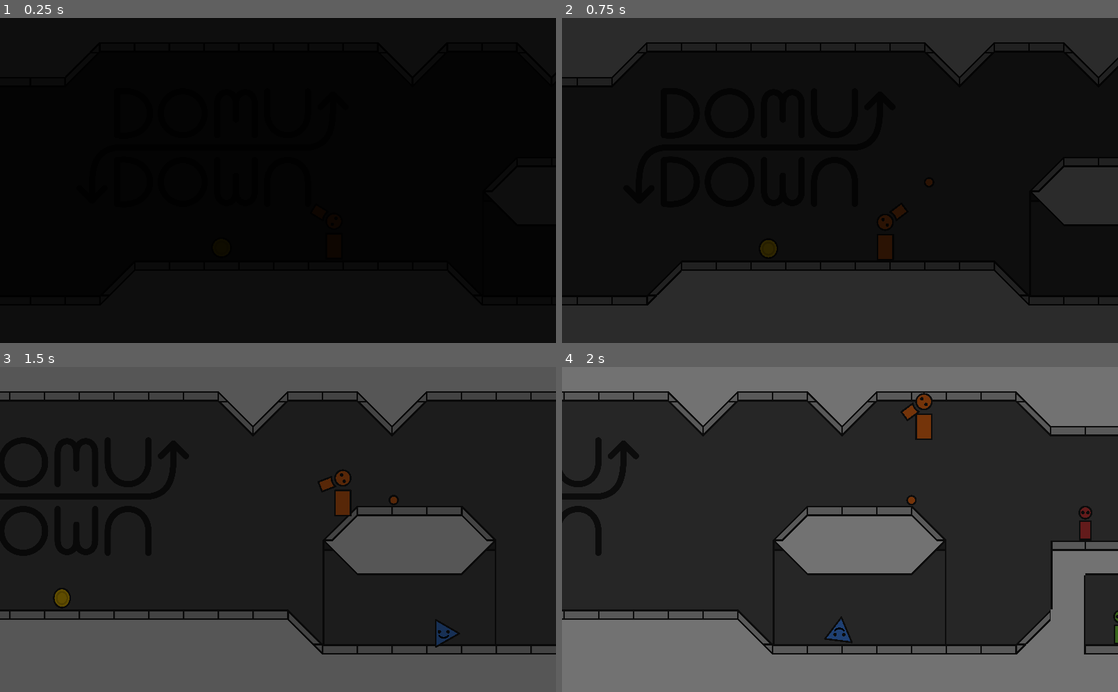
Above: before the commit, frames 1-4 (two rows, left to right).
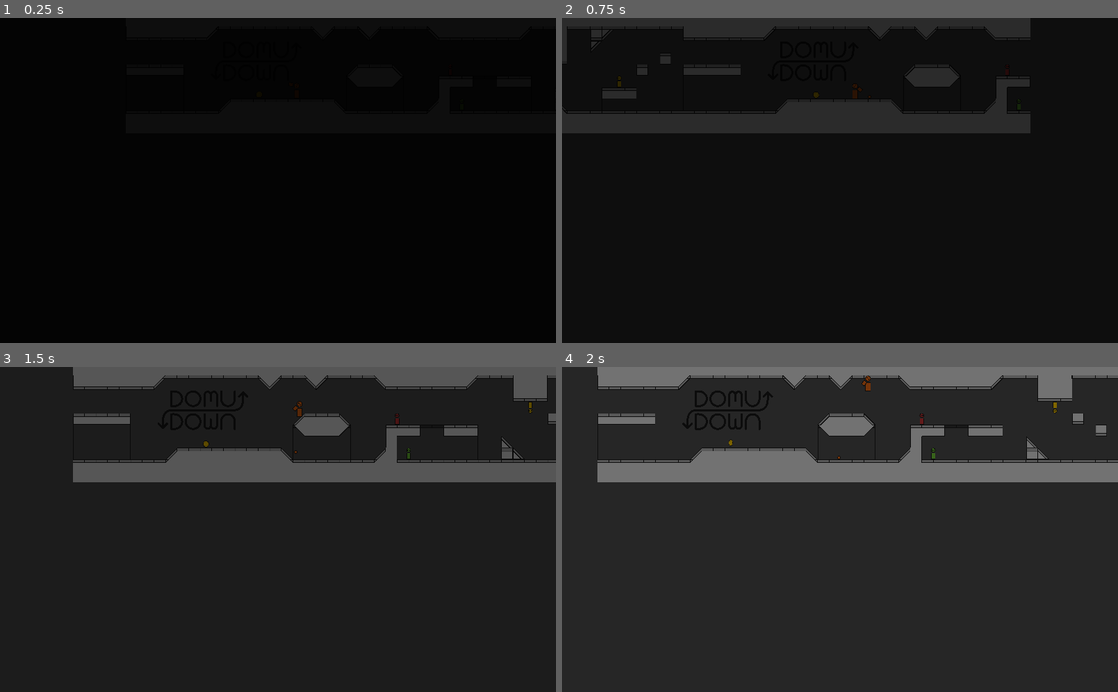
Above: after the commit, the same moments.

Repository: sirstotes/ZenoJam
Game: Godot game, scene res://Scenes/Main.tscn
Two runs of this game, one before a commit and one after it. Both use one fixed random seed, a clock stepped at 60 frames per second and the inputs below.
Inputs (mouse positions are in pixels of both pictures, inside the frame that each line leads up to):
- Up to frame 1 (0.25 s): no input
- Up to frame 2 (0.75 s): tap Enter at 0.5 s; move the mouse to (962, 164) at 0.52 s; hold D (move-right) from 0.53 s (still down); click (962, 164) at 0.6 s
- Up to frame 3 (1.5 s): keep holding D (move-right); tap W (move-up) at 0.77 s; move the mouse to (166, 545) at 1.27 s; tap E (trade) at 1.35 s
- Up to frame 4 (2 s): keep holding D (move-right); tap W (move-up) at 1.52 s

The runs differ from the first frame. In frame 2, 34% of the frame differs, in the area x 0-100%, y 0-100%; in frame 3, 39%; in frame 4, 47%.

Commit message:
Buggy Spawning

Diff:
--- a/Objects/Coin.tscn
+++ b/Objects/Coin.tscn
@@ -6,7 +6,9 @@
 [sub_resource type="CircleShape2D" id=1]
 radius = 19.0
 
-[node name="Node2D" type="KinematicBody2D"]
+[node name="Coin" type="KinematicBody2D" groups=[
+"Coin",
+]]
 collision_layer = 4
 script = ExtResource( 2 )
 
--- a/Objects/Enemies/Base Enemy.tscn
+++ b/Objects/Enemies/Base Enemy.tscn
@@ -7,7 +7,9 @@
 [sub_resource type="CircleShape2D" id=1]
 radius = 32.0
 
-[node name="KinematicBody2D" type="KinematicBody2D"]
+[node name="KinematicBody2D" type="KinematicBody2D" groups=[
+"Enemy",
+]]
 position = Vector2( 255.308, 482.893 )
 collision_layer = 8
 collision_mask = 17
--- a/Objects/Enemies/Stupid.tscn
+++ b/Objects/Enemies/Stupid.tscn
@@ -7,7 +7,9 @@
 [sub_resource type="CircleShape2D" id=1]
 radius = 32.0
 
-[node name="KinematicBody2D" type="KinematicBody2D"]
+[node name="KinematicBody2D" type="KinematicBody2D" groups=[
+"Enemy",
+]]
 collision_layer = 8
 collision_mask = 17
 script = ExtResource( 1 )
--- a/Objects/Enemies/Walker.tscn
+++ b/Objects/Enemies/Walker.tscn
@@ -10,7 +10,9 @@
 [sub_resource type="RayShape2D" id=2]
 length = 448.0
 
-[node name="KinematicBody2D" type="KinematicBody2D"]
+[node name="KinematicBody2D" type="KinematicBody2D" groups=[
+"Enemy",
+]]
 collision_layer = 8
 collision_mask = 19
 script = ExtResource( 1 )
--- a/Scenes/Main.tscn
+++ b/Scenes/Main.tscn
@@ -12,13 +12,13 @@
 [ext_resource path="res://Sprites/domu-yellow.png" type="Texture" id=10]
 [ext_resource path="res://Sprites/health.png" type="Texture" id=11]
 [ext_resource path="res://Sprites/coin.png" type="Texture" id=12]
-[ext_resource path="res://Objects/Enemies/Walker.tscn" type="PackedScene" id=13]
 [ext_resource path="res://Sprites/domu-green.png" type="Texture" id=14]
 [ext_resource path="res://Sprites/Upgrades/speed.png" type="Texture" id=15]
 [ext_resource path="res://Sprites/Upgrades/bullet-2.png" type="Texture" id=16]
 [ext_resource path="res://Objects/HealthBehind.tscn" type="PackedScene" id=17]
 [ext_resource path="res://Sprites/health-empty.png" type="Texture" id=18]
 [ext_resource path="res://Objects/Coin.tscn" type="PackedScene" id=19]
+[ext_resource path="res://Scripts/Spawner.gd" type="Script" id=20]
 
 [node name="Node2D" type="Node2D"]
 script = ExtResource( 2 )
@@ -68,6 +68,24 @@
 scale = Vector2( 0.18, 0.18 )
 texture = ExtResource( 4 )
 
+[node name="SpawnLocations" type="Node2D" parent="Screen 1"]
+script = ExtResource( 20 )
+
+[node name="Spawn2" type="Node2D" parent="Screen 1/SpawnLocations"]
+position = Vector2( 160, 192 )
+
+[node name="Spawn5" type="Node2D" parent="Screen 1/SpawnLocations"]
+position = Vector2( 160, 448 )
+
+[node name="Spawn7" type="Node2D" parent="Screen 1/SpawnLocations"]
+position = Vector2( 448, 384 )
+
+[node name="Spawn8" type="Node2D" parent="Screen 1/SpawnLocations"]
+position = Vector2( 448, 192 )
+
+[node name="Spawn9" type="Node2D" parent="Screen 1/SpawnLocations"]
+position = Vector2( 768, 256 )
+
 [node name="Screen 2" type="Node2D" parent="."]
 position = Vector2( 960, 0 )
 
@@ -83,7 +101,7 @@
 tile_set = ExtResource( 1 )
 cell_size = Vector2( 640, 640 )
 format = 1
-tile_data = PoolIntArray( -65536, 1610612736, 65537, -65535, …(1126 unchanged characters)…  4, 1, 458763, 4, 0, 458764, 0, 65538, 589823, 0, 65537, 524288, 0, 65537, 524289, 0, 65537, 52429 …(463 unchanged characters)…
+tile_data = PoolIntArray( -65536, 1610612736, 65537, -65535, …(1126 unchanged characters)…  4, 1, 458763, 4, 0, 458764, 0, 65538, 524288, 0, 65537, 524289, 0, 65537, 52429 …(463 unchanged characters)…
 
 [node name="Frontdrop" type="TileMap" parent="Screen 2"]
 visible = false
@@ -108,6 +126,21 @@
 collision_layer = 0
 collision_mask = 0
 format = 1
+
+[node name="SpawnLocations2" type="Node2D" parent="Screen 2"]
+script = ExtResource( 20 )
+
+[node name="Spawn10" type="Node2D" parent="Screen 2/SpawnLocations2"]
+position = Vector2( 128, 256 )
+
+[node name="Spawn11" type="Node2D" parent="Screen 2/SpawnLocations2"]
+position = Vector2( 448, 192 )
+
+[node name="Spawn12" type="Node2D" parent="Screen 2/SpawnLocations2"]
+position = Vector2( 642, 450 )
+
+[node name="Spawn13" type="Node2D" parent="Screen 2/SpawnLocations2"]
+position = Vector2( 866, 226 )
 
 [node name="Screen 3" type="Node2D" parent="."]
 position = Vector2( 1920, 0 )
@@ -150,14 +183,26 @@
 format = 1
 tile_data = PoolIntArray( 8, 1610612742, 65536, 9, 1610612736, 65537, 10, 1610612742, 65537, 65544, 1610612736, 65538, 65545, 1610612736, 65537, 65546, 1610612736, 65536, 131080, 1610612736, 2, 131081, 1610612736, 1, 131082, 1610612736, 0 )
 
-[node name="Bullets" type="Node" parent="."]
-
-[node name="Coin" type="Node" parent="."]
-
-[node name="Node2D" parent="Coin" instance=ExtResource( 19 )]
+[node name="SpawnLocations3" type="Node2D" parent="Screen 3"]
+script = ExtResource( 20 )
+
+[node name="Spawn14" type="Node2D" parent="Screen 3/SpawnLocations3"]
+position = Vector2( 224, 256 )
+
+[node name="Spawn15" type="Node2D" parent="Screen 3/SpawnLocations3"]
+position = Vector2( 608, 96 )
+
+[node name="Spawn16" type="Node2D" parent="Screen 3/SpawnLocations3"]
+position = Vector2( 704, 448 )
+
+[node name="Bullets" type="Node2D" parent="."]
+
+[node name="Coins" type="Node2D" parent="."]
+
+[node name="Node2D" parent="Coins" instance=ExtResource( 19 )]
 position = Vector2( 736, 424 )
 
-[node name="Domus" type="Node" parent="."]
+[node name="Domus" type="Node2D" parent="."]
 
 [node name="Domu" parent="Domus" instance=ExtResource( 8 )]
 position = Vector2( 1792, 288 )
@@ -188,6 +233,8 @@
 [node name="Trade" parent="Domus/Domu3/Message" index="1"]
 texture = ExtResource( 16 )
 
+[node name="Enemies" type="Node2D" parent="."]
+
 [node name="Player" parent="." instance=ExtResource( 3 )]
 position = Vector2( 943.071, 425.225 )
 z_index = 1
@@ -200,6 +247,7 @@
 [node name="Camera2D" type="Camera2D" parent="."]
 position = Vector2( 840, 300 )
 current = true
+zoom = Vector2( 3, 3 )
 limit_top = 0
 limit_bottom = 0
 smoothing_enabled = true
@@ -364,9 +412,6 @@
 "_edit_use_anchors_": false
 }
 
-[node name="KinematicBody2D" parent="." instance=ExtResource( 13 )]
-position = Vector2( 1601.97, 171.135 )
-
 [editable path="Domus/Domu2"]
 
 [editable path="Domus/Domu3"]
--- a/Scripts/Coin.gd
+++ b/Scripts/Coin.gd
@@ -6,28 +6,32 @@
 var player
 var spriteoffset = 0
 var velocity = Vector2(0, 0)
+var gravity_inverted = false
 func _ready():
 	player = get_parent().get_parent().get_node("Player")
 func _process(delta):
-	var self_chunk = int(floor(position.x/screen_size))
+	var self_chunk = int(floor(global_position.x/screen_size))
 	wrap(self_chunk)
 	spriteoffset += delta*3
 	$Sprite.position.y = sin(spriteoffset)*5-5
 	$Sprite.scale.x = cos(spriteoffset)*0.1
-	move_and_slide(velocity, Vector2(0, -1))
-	velocity.y += gravity * delta
+	velocity = move_and_slide(velocity, Vector2(0, -1))
+	if gravity_inverted:
+		velocity.y += -gravity * delta
+	else:
+		velocity.y += gravity * delta
 func wrap(self_chunk):
 	if abs(player_chunk - self_chunk) > 1:
 		if player_chunk > self_chunk:
-			position.x += screen_size * 3
+			global_position.x += screen_size * 3
 		else:
-			position.x -= screen_size * 3
-		#gravity_inverted = !gravity_inverted
+			global_position.x -= screen_size * 3
+		gravity_inverted = !gravity_inverted
 		#velocity.y = -velocity.y
 		scale.y = -scale.y
-		position.y = ((position.y - (screen_height/2)) * -1) + (screen_height/2)
+		global_position.y = ((global_position.y - (screen_height/2)) * -1) + (screen_height/2)
 func _on_new_chunk(new_chunk):
-	var self_chunk = int(floor(position.x/screen_size))
+	var self_chunk = int(floor(global_position.x/screen_size))
 	player_chunk = new_chunk
 	wrap(self_chunk)
 func _on_Area2D_body_entered(body):
--- a/Scripts/Enemies/Base Enemy.gd
+++ b/Scripts/Enemies/Base Enemy.gd
@@ -13,8 +13,6 @@
 var current_player_buffer = 0
 var health = 0
 
-onready var base = $"../../Node2D"
-
 var properties = {"blue": [100, 2], "green": [200, 4], "yellow": [300, 6], "red": [400, 8]}
 
 var screen_size = 64 * 15
@@ -24,16 +22,11 @@
 var velocity = Vector2()
 
 var player_chunk = 0
-# Called when the node enters the scene tree for the first time.
 func _init():
 	set_color("blue")
-
-# Called every frame. 'delta' is the elapsed time since the previous frame.
 func _physics_process(delta):
 	add_to_group("enemy")
 	base_stuff(delta)
-
-
 func base_stuff(delta):
 	var multiplier = air_multiplier
 	if is_on_ceiling():
@@ -61,7 +54,7 @@
 	current_player_buffer += delta
 	if health >= max_health:
 		die()
-	var self_chunk = int(floor(position.x/screen_size))
+	var self_chunk = int(floor(global_position.x/screen_size))
 	wrap(self_chunk)
 	if gravity_inverted:
 		velocity.y += -gravity * delta
@@ -76,23 +69,20 @@
 func wrap(self_chunk):
 	if abs(player_chunk - self_chunk) > 1:
 		if player_chunk > self_chunk:
-			position.x += screen_size * 3
+			global_position.x += screen_size * 3
 		else:
-			position.x -= screen_size * 3
+			global_position.x -= screen_size * 3
 		gravity_inverted = !gravity_inverted
 		velocity.y = -velocity.y
 		scale.y = -scale.y
-		position.y = ((position.y - (screen_height/2)) * -1) + (screen_height/2)
-
+		global_position.y = ((global_position.y - (screen_height/2)) * -1) + (screen_height/2)
 func die():
 	queue_free()
-
 func set_color(color):
 	max_speed = properties[color][0]
 	max_health = properties[color][1]
 	return load("res://Sprites/tri-" + color + ".png")
-
 func move_handler(new_chunk):
-	var self_chunk = int(floor(position.x/screen_size))
+	var self_chunk = int(floor(global_position.x/screen_size))
 	player_chunk = new_chunk
 	wrap(self_chunk)
--- a/Scripts/Enemies/Walker.gd
+++ b/Scripts/Enemies/Walker.gd
@@ -6,7 +6,6 @@
 var collided_buffer = 0
 
 func _ready():
-	base.connect("new_chunk", self, "move_handler")
 	$Sprite.texture = set_color("blue")
 
 func _physics_process(delta):
--- /dev/null
+++ b/Scripts/Spawner.gd
@@ -0,0 +1,29 @@
+extends Node2D
+export var thingsToSpawn = [preload("res://Objects/Enemies/Walker.tscn"), preload("res://Objects/Coin.tscn")]
+export var spawnTime = 2
+var spawnWait = 0
+func _ready():
+	spawnWait = 0
+func _process(delta):
+	spawnWait += delta
+	if spawnWait > spawnTime:
+		spawnWait = 0
+		spawn()
+func spawn():
+	var possiblePositions = []
+	for c in get_children():
+		if true or not c.is_on_screen():
+			possiblePositions.append(c)
+	if len(possiblePositions) > 1:
+		var pos = possiblePositions[randi()%(len(possiblePositions))].global_position
+		var spawn = thingsToSpawn[randi()%(len(thingsToSpawn))].instance()
+		spawn.global_position = pos
+		var up = randf() > 0
+		spawn.scale.y = spawn.scale.y if up else -spawn.scale.y
+		spawn.gravity_inverted = !up
+		if spawn.is_in_group("Enemy"):
+			get_parent().get_parent().get_node("Enemies").add_child(spawn)
+		elif spawn.is_in_group("Coin"):
+			get_parent().get_parent().get_node("Coins").add_child(spawn)
+		get_parent().get_parent().connect("new_chunk", spawn, "move_handler")
+		print("Spawn")
